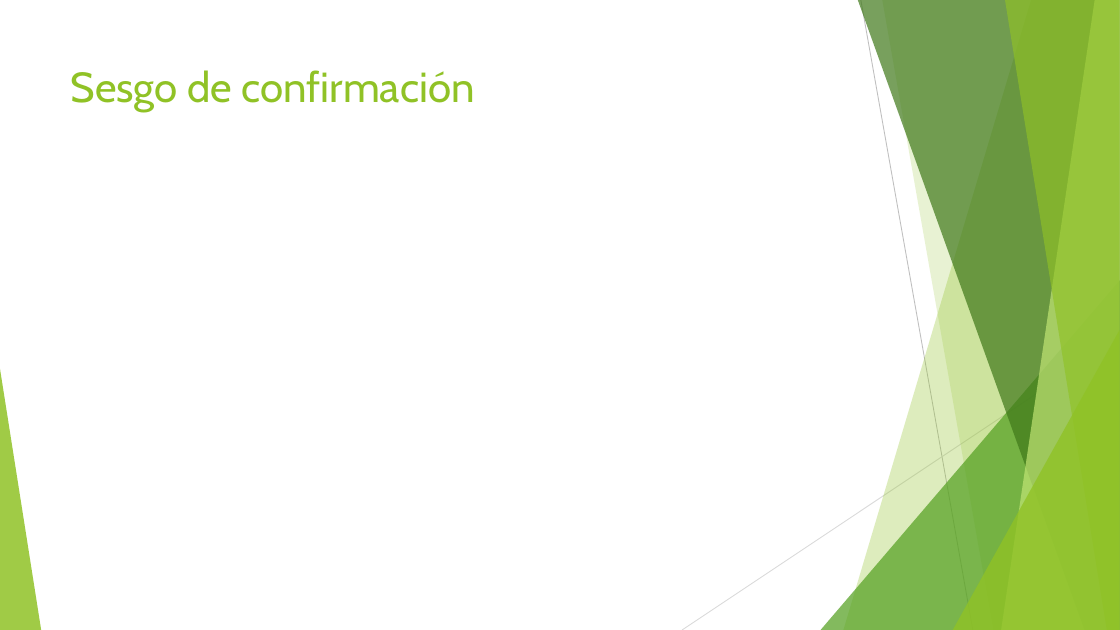
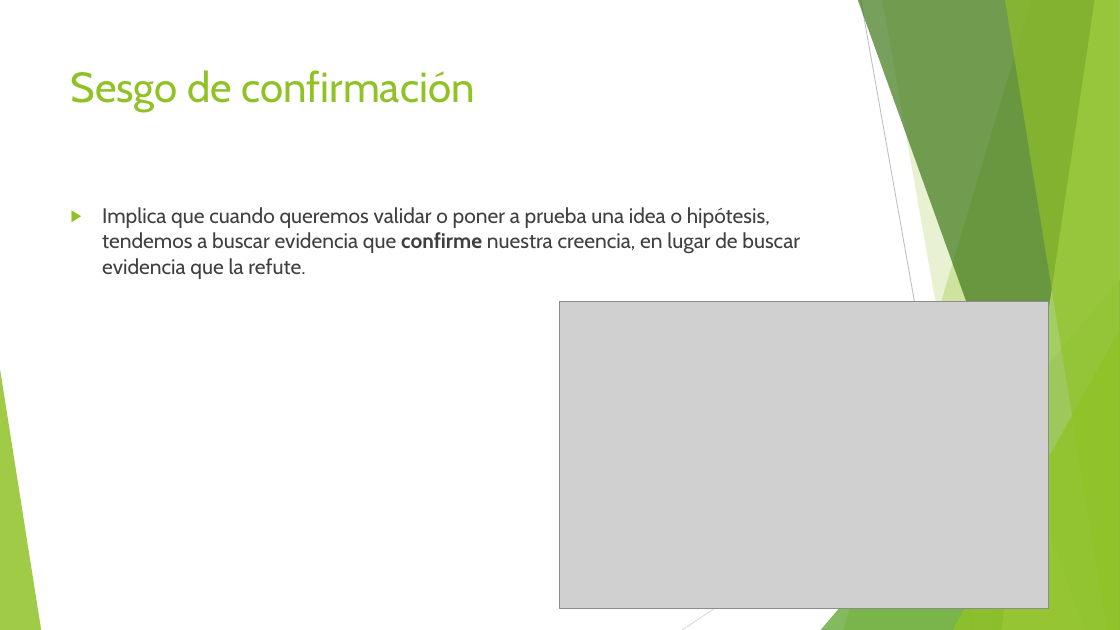
Before and after one commit to Adrifelcha/afchavez-019, a slide deck: slide 19 of JeanPiaget/Presentaciones/Bonus_Heuristios-Sesgos.pptx (slide 13 before the commit). Drawn at 1120x630 pixels with LibreOffice and Linux fonts; fonts in the diff are those of the drawing; grey boxes stand for pictures. Boxes give left, top, right and bottom in pixels: in the first picture for what was removed or moved away, otherwise in the second. Text is boxed around its words. In the diff, an @@ line names an element or a change of style, - is before the commit and + after.

```diff
--- a/JeanPiaget/Presentaciones/Bonus_Heuristios-Sesgos.pptx
+++ b/JeanPiaget/Presentaciones/Bonus_Heuristios-Sesgos.pptx
@@ text added at bbox=[102, 207, 800, 279], 18 pt, text #404040 @@
+▶ Implica que cuando queremos validar o poner a prueba una idea o hipótesis, tendemos a buscar evidencia que confirme nuestra creencia, en lugar de buscar evidencia que la refute.
@@ picture added at bbox=[560, 302, 1049, 608] @@
```
Also in this commit, not shown: 5 other slides changed, 15 slides added, 2 slides removed, 6 other files.
